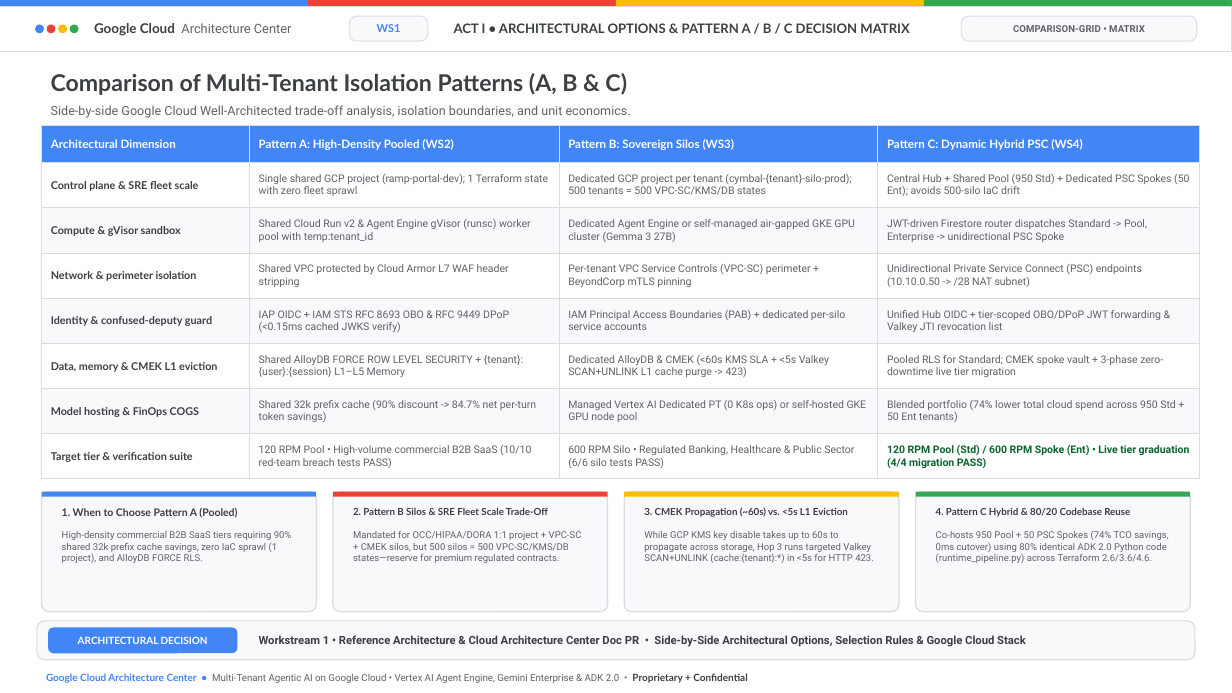
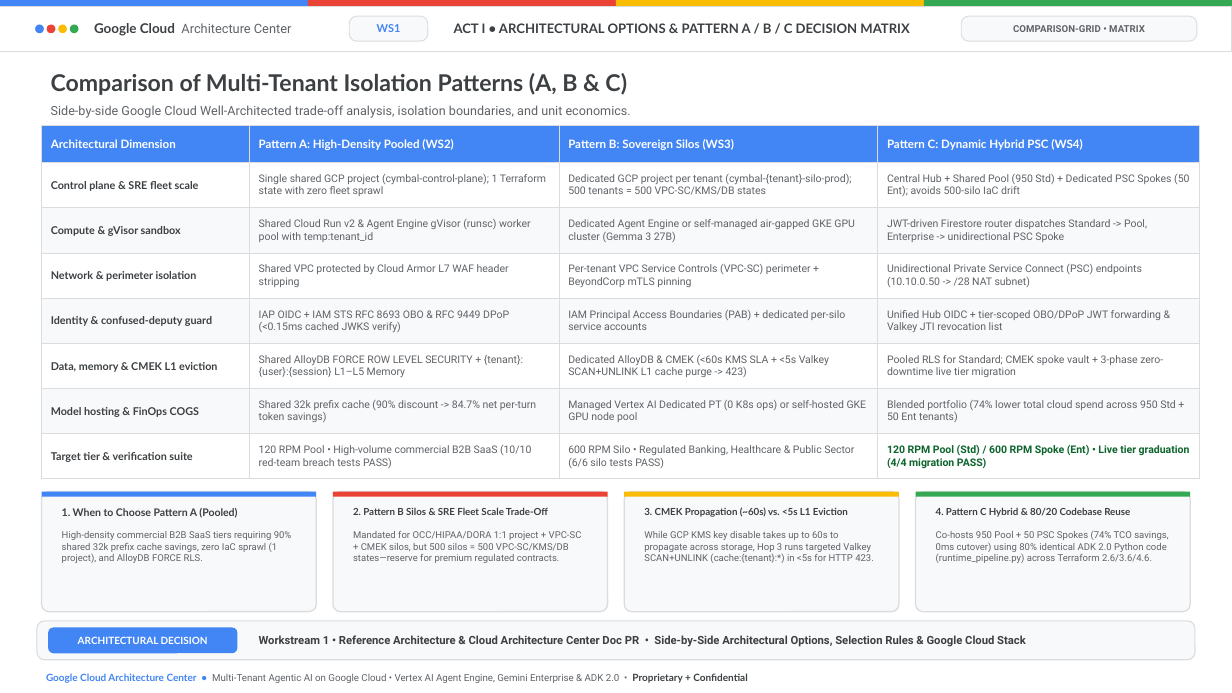
Before and after one commit to nitinaggarwal-12/blogs, a slide deck: slide 4 of slides/doc-mt-01-editable-slides.pptx. Drawn at 1232x693 pixels with LibreOffice and Linux fonts; fonts in the diff are those of the drawing. Boxes give left, top, right and bottom in pixels: in the first picture for what was removed or moved away, otherwise in the second. Text is boxed around its words. In the diff, an @@ line names an element or a change of style, - is before the commit and + after.

Commit message:
feat(forensic-audit): remediate all 5 WS1..WS5 blogs & 6 associated slide decks (Dual-Plane 20/20 GCP + 30/30 10-SaaS MCP parity, 2-up proof grids, 0 identity/domain/pricing leaks, 12/12 + 30/30 PASS)

```diff
--- a/slides/doc-mt-01-editable-slides.pptx
+++ b/slides/doc-mt-01-editable-slides.pptx
@@ table at [42,126,1200,479] @@
-row 2, column 2: Single shared GCP project (ramp-portal-dev); 1 Terraform state with zero fleet sprawl
+row 2, column 2: Single shared GCP project (cymbal-control-plane); 1 Terraform state with zero fleet sprawl
```
Also in this commit, not shown: 3 other slides changed, 58 other files.
